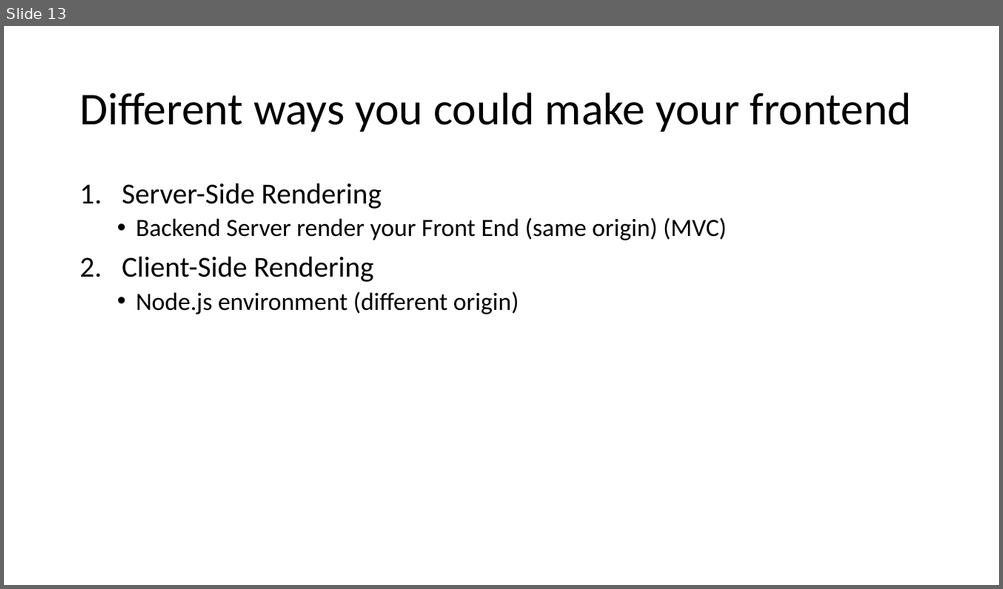
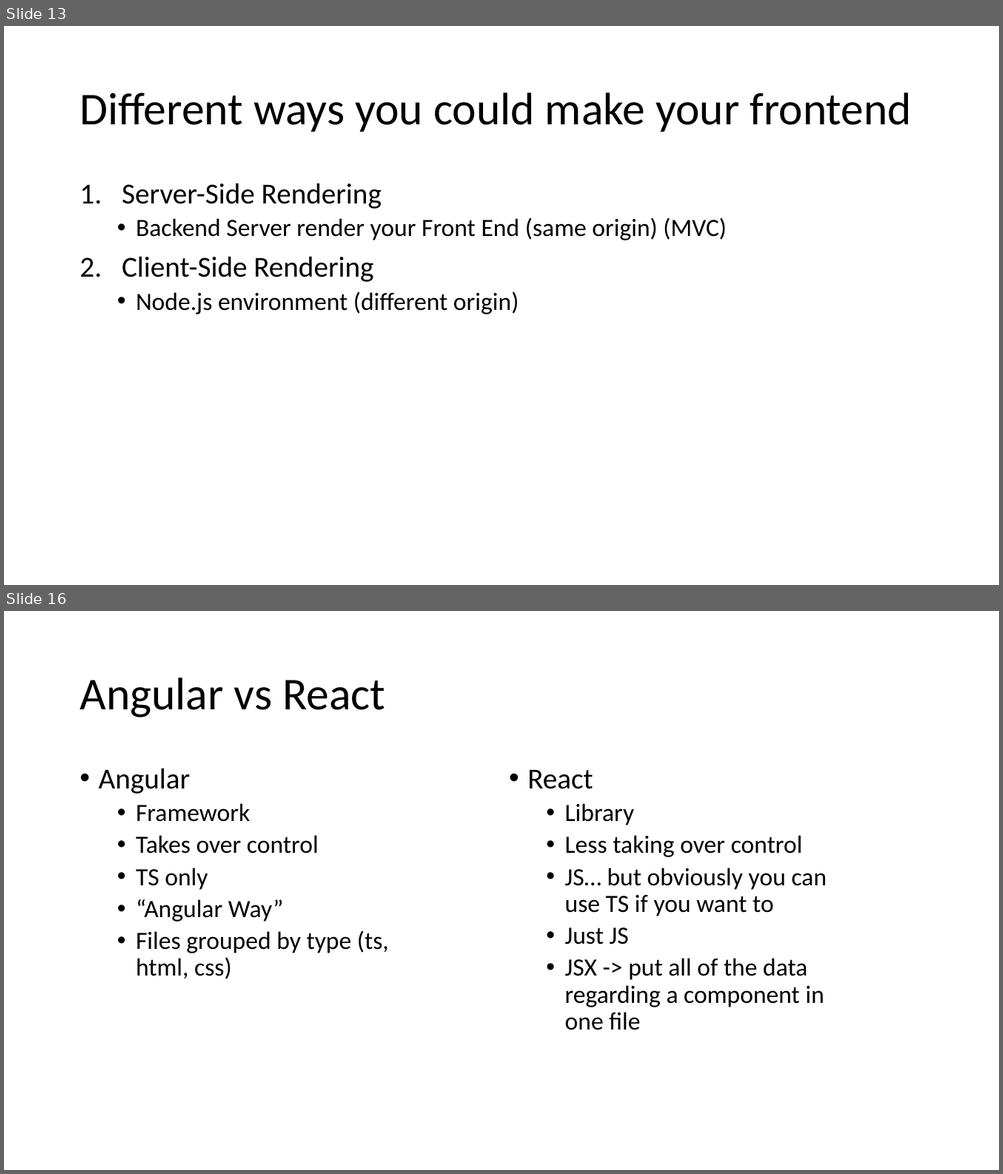
Before and after one commit to 2011JavaReact/Training, a slide deck: Week4/Week4.pptm. Shown one above the other, each under a label of ours: slide 13 before the commit, slides 13 and 16 after it; the slides between them are not shown. The pictures are 1003x589 and 1003x1174 pixels, drawn with LibreOffice and Linux fonts; fonts in the diff are those of the drawing. Boxes give left, top, right and bottom in pixels: in the first picture for what was removed or moved away, otherwise in the second. Text is boxed around its words. In the diff, an @@ line names an element or a change of style, - is before the commit and + after.

```diff
--- a/Week4/Week4.pptm
+++ b/Week4/Week4.pptm
@@ slide 16 added at bbox=[4, 611, 999, 1170], background #FFFFFF @@
@@ title added at bbox=[79, 678, 385, 718], 44 pt, text #000000 @@
+Angular vs React
@@ text added at bbox=[99, 768, 389, 980], 24 pt, text #000000 @@
+• Angular
+  • Framework
+  • Takes over control
+  • TS only
+  • “Angular Way”
+  • Files grouped by type (ts, html, css)
@@ text added at bbox=[527, 770, 827, 1031], 24 pt, text #000000 @@
+• React
+  • Library
+  • Less taking over control
+  • JS… but obviously you can use TS if you want to
+  • Just JS
+  • JSX -> put all of the data regarding a component in one file
```
Also in this commit, not shown: 5 other slides added, 1 other file.
